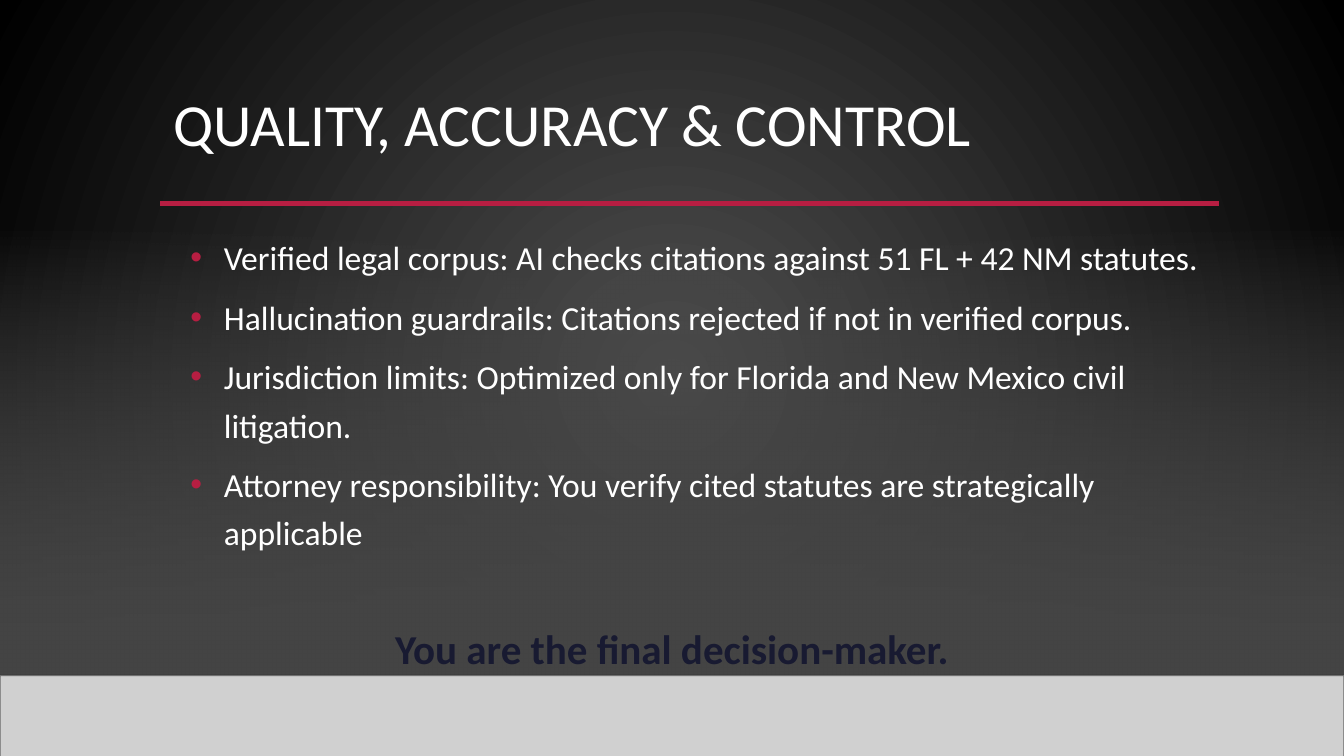
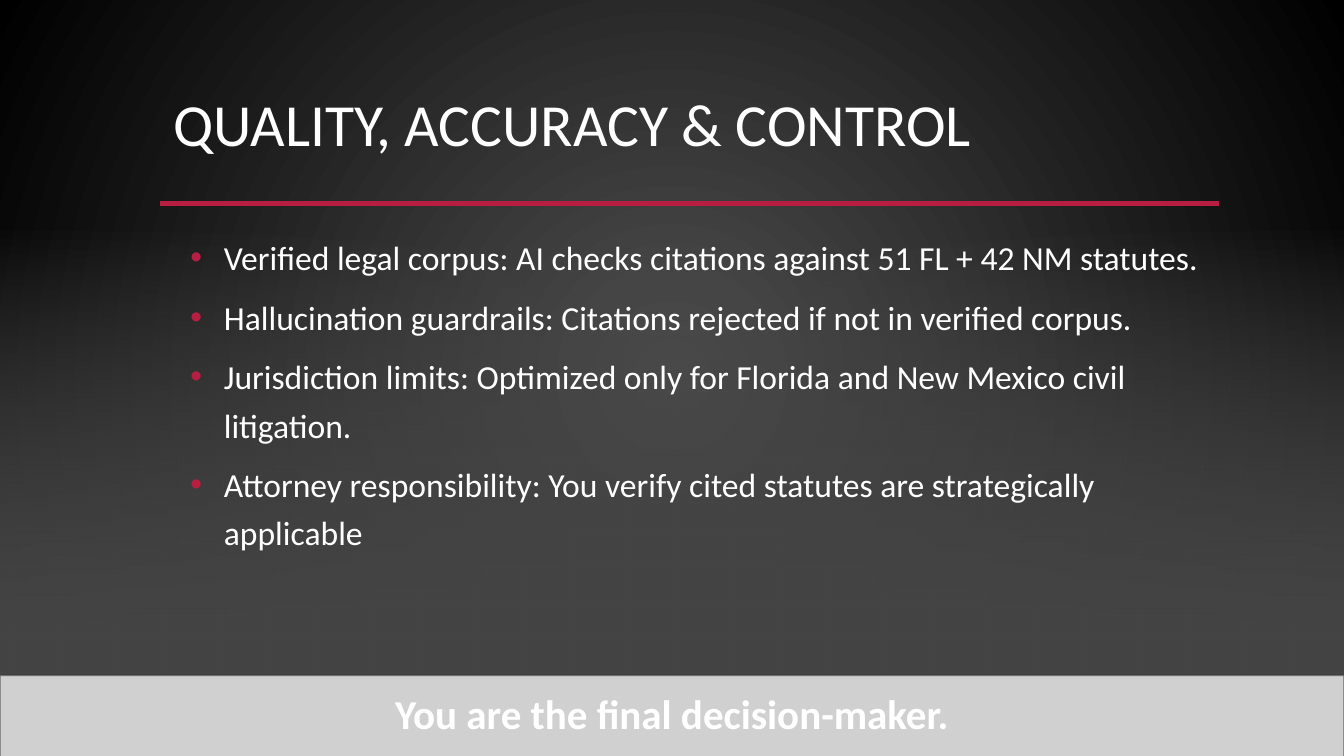
Before and after one commit to wisdom1456/Finding_Email, a slide deck: slide 19 of presentation/harvey_ai_attorney_adoption.pptx (slide 16 before the commit). Drawn at 1344x756 pixels with LibreOffice and Linux fonts; fonts in the diff are those of the drawing; grey boxes stand for pictures; background and template pictures are left out. Boxes give left, top, right and bottom in pixels: in the first picture for what was removed or moved away, otherwise in the second. Text is boxed around its words. In the diff, an @@ line names an element or a change of style, - is before the commit and + after.

```diff
--- a/presentation/harvey_ai_attorney_adoption.pptx
+++ b/presentation/harvey_ai_attorney_adoption.pptx
@@ text "You are the final decision-maker.": place and size @@
-text "You are the final decision-maker." at box(395, 636, 949, 664)
+text "You are the final decision-maker." at box(395, 701, 949, 729)
@@ text "You are the final decision-maker." at box(395, 701, 949, 729): text colour #181A31 to #FFFFFF @@
```
Also in this commit, not shown: 7 other slides changed, 3 slides added, 6 other files.
